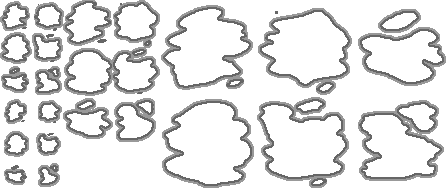
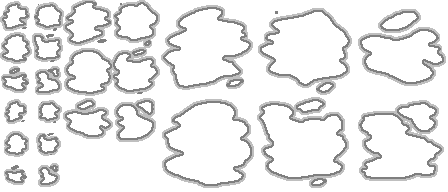
Two versions of the same layered image (448×192). Layer-by-layer changes:
"border_outter": opacity 40% → 25% over [0, 0, 446, 188]
"border_inner": opacity 60% → 50% over [2, 1, 444, 186]
